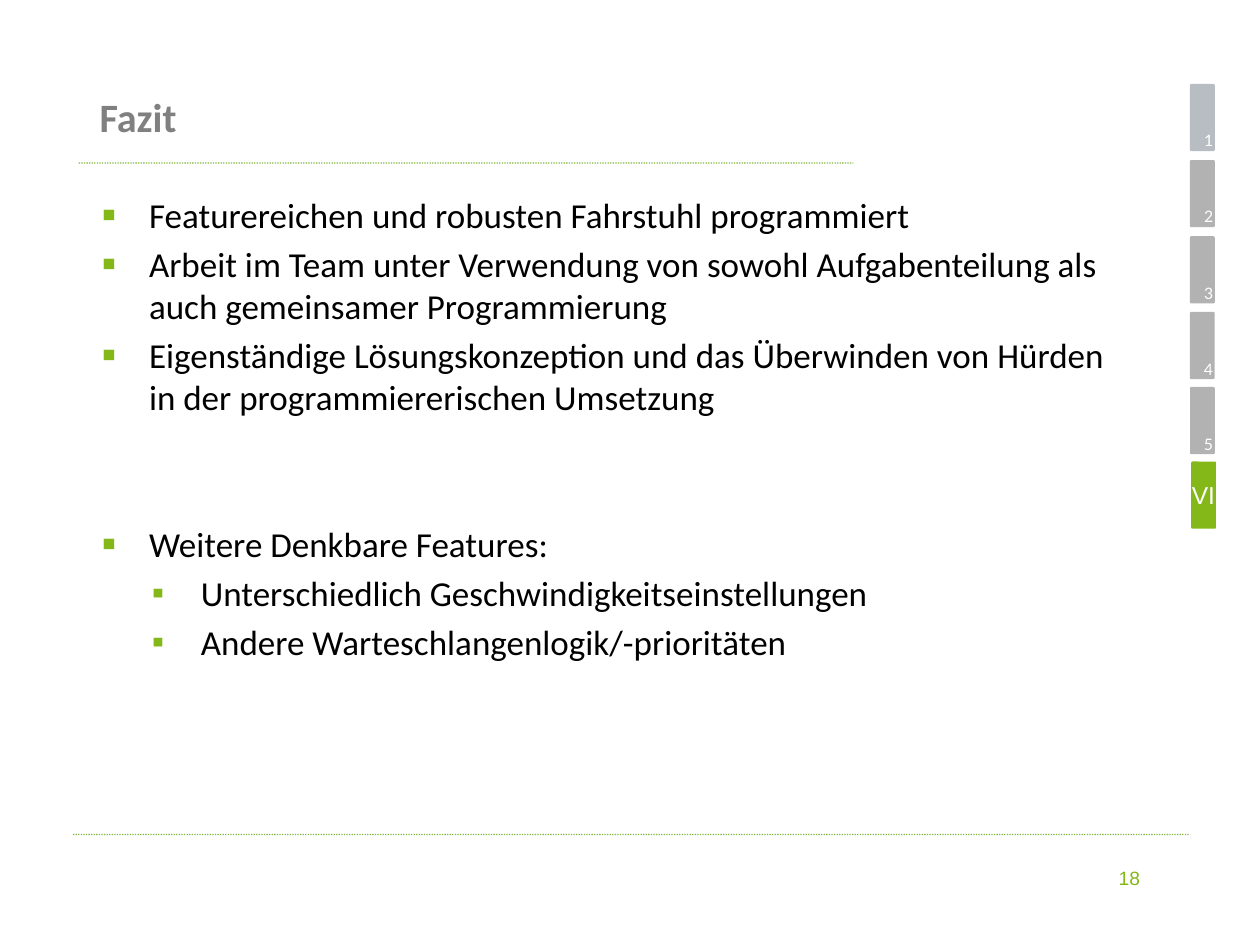
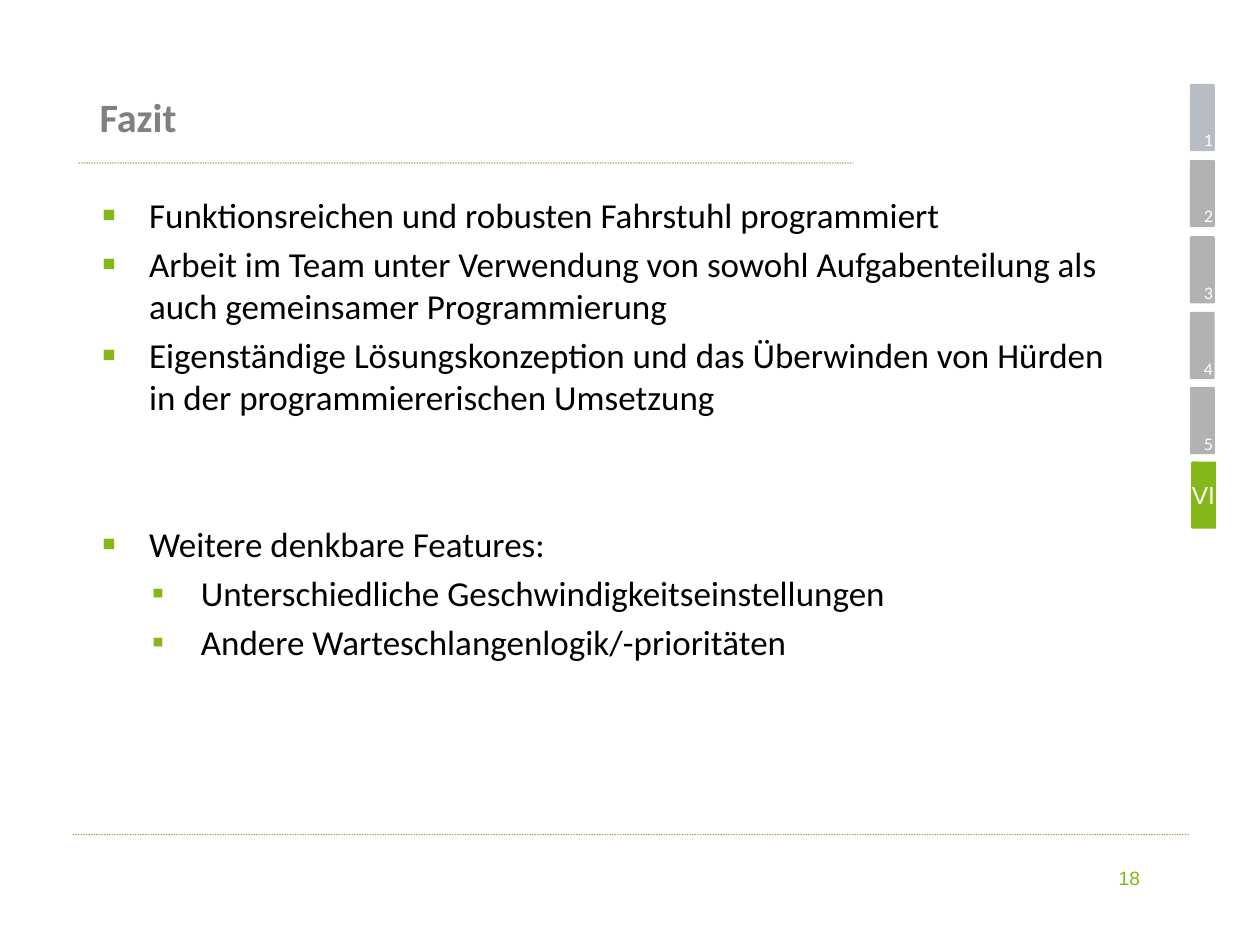
Before and after one commit to koeni90/elevatorUML, a slide deck: slide 18 of Präsentation Gruppe 5.pptx. Drawn at 1260x945 pixels with LibreOffice and Linux fonts; fonts in the diff are those of the drawing; background and template pictures are left out. Boxes give left, top, right and bottom in pixels: in the first picture for what was removed or moved away, otherwise in the second. Text is boxed around its words. In the diff, an @@ line names an element or a change of style, - is before the commit and + after.

Commit message:
kleine Korrektur bei Fazit

```diff
--- a/Präsentation Gruppe 5.pptx
+++ b/Präsentation Gruppe 5.pptx
@@ text at (x1=149, y1=203, x2=939, y2=234): text changed @@
-▪ Featurereichen und robusten Fahrstuhl programmiert
+▪ Funktionsreichen und robusten Fahrstuhl programmiert
@@ text at (x1=149, y1=532, x2=884, y2=612): text changed @@
-▪ Weitere Denkbare Features:
-  ▪ Unterschiedlich Geschwindigkeitseinstellungen
+▪ Weitere denkbare Features:
+  ▪ Unterschiedliche Geschwindigkeitseinstellungen
```
